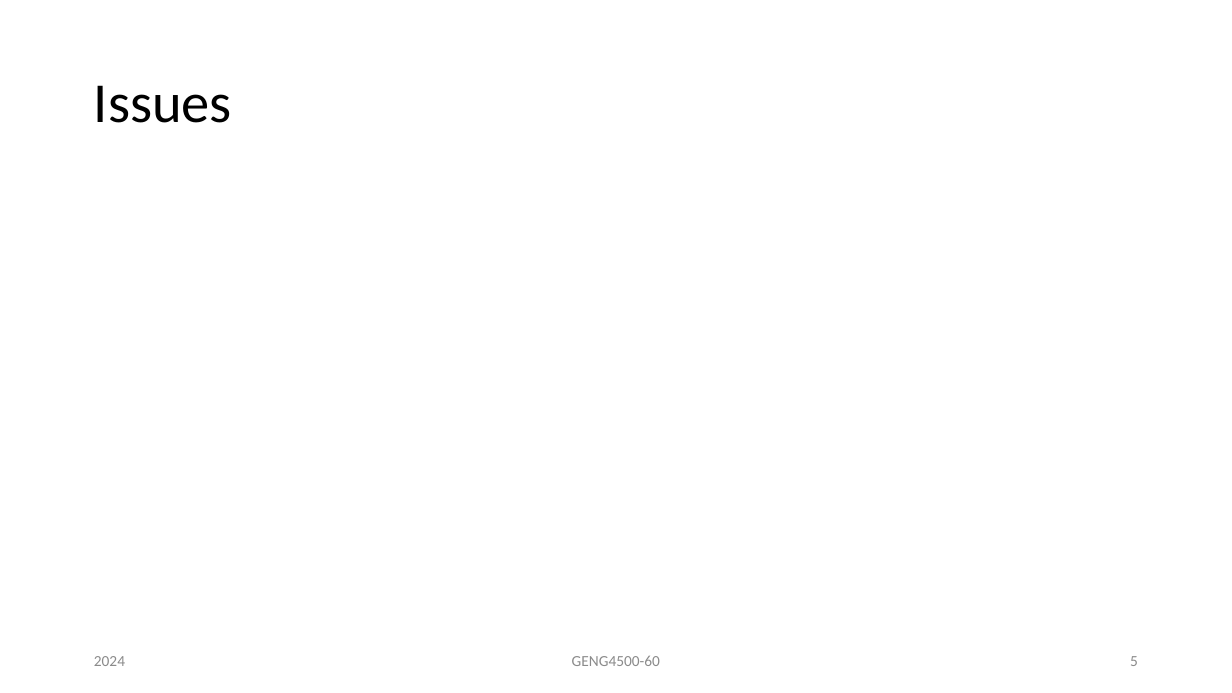
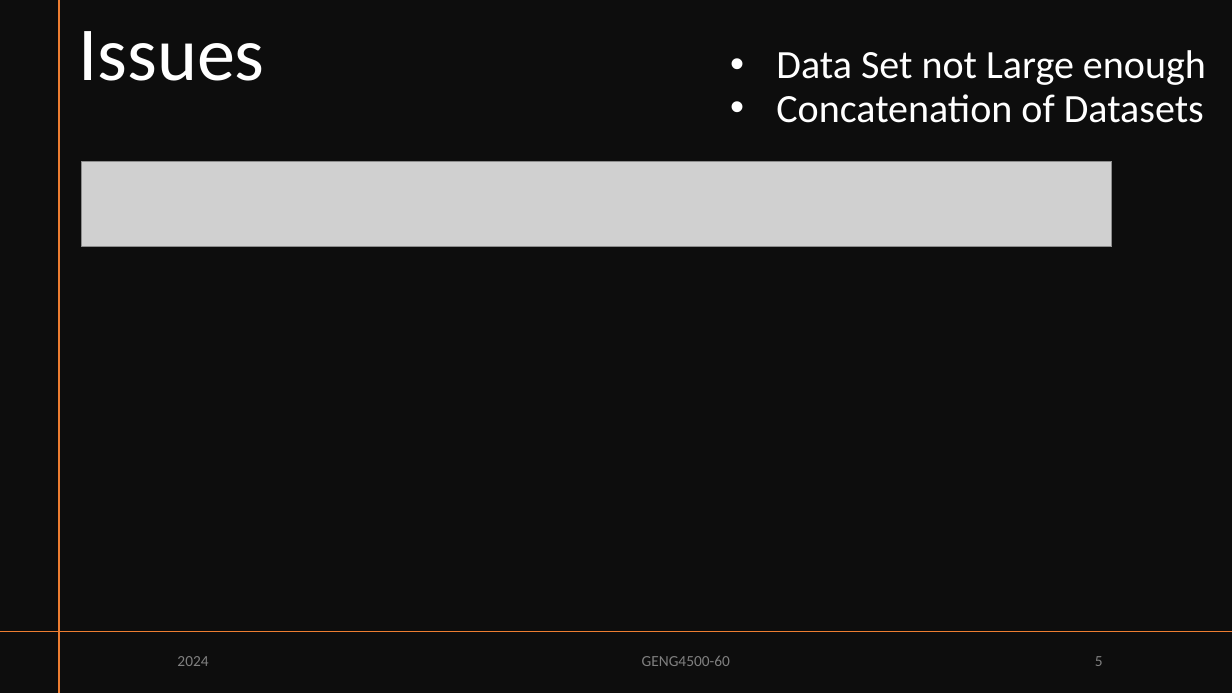
Before and after one commit to PMcTwist/Machine_Learn_Project, a slide deck: slide 5 of Presentation/ALI_Raymond_MAYNARD_Patrick_GENG4500_Final_presentation_2024.pptx. Drawn at 1232x693 pixels with LibreOffice and Linux fonts; fonts in the diff are those of the drawing; grey boxes stand for pictures. Boxes give left, top, right and bottom in pixels: in the first picture for what was removed or moved away, otherwise in the second. Text is boxed around its words. In the diff, an @@ line names an element or a change of style, - is before the commit and + after.

Commit message:
-Added design to slides -Added slides outline -Added video to slides -Added embedded excel sheet to slide
P@

```diff
--- a/Presentation/ALI_Raymond_MAYNARD_Patrick_GENG4500_Final_presentation_2024.pptx
+++ b/Presentation/ALI_Raymond_MAYNARD_Patrick_GENG4500_Final_presentation_2024.pptx
@@ rectangle added at box(0, 0, 1232, 693), fill #0D0D0D @@
@@ line added from (59, 0) to (59, 693), #ED7D31 1 pt @@
@@ title "Issues": place and size @@
-title "Issues" at box(94, 85, 232, 123)
+title "Issues" at box(78, 31, 265, 81)
@@ title "Issues" at box(78, 31, 265, 81): size 44 to 59.4 pt, text colour #000000 to #FFFFFF; vertical alignment middle to bottom @@
@@ text added at box(776, 50, 1206, 123), 31.2 pt, text #FFFFFF @@
+• Data Set not Large enough
+• Concatenation of Datasets
@@ picture added at box(81, 161, 1112, 247) @@
@@ line added from (1232, 632) to (0, 632), #ED7D31 1 pt @@
@@ text "2024": place and size @@
-text "2024" at box(94, 656, 125, 666)
+text "2024" at box(177, 656, 208, 666)
@@ text "GENG4500-60": place and size @@
-text "GENG4500-60" at box(572, 655, 660, 666)
+text "GENG4500-60" at box(642, 655, 730, 666)
@@ text colour #8C8C8C to #808080; more space between paragraphs in 3 elements at box(642, 655, 730, 666), box(177, 656, 208, 666), box(1095, 656, 1103, 666) @@
@@ page number: place and size @@
-page number at box(1130, 656, 1138, 666)
+page number at box(1095, 656, 1103, 666)
```
Also in this commit, not shown: 8 other slides changed, 1 slide added.
